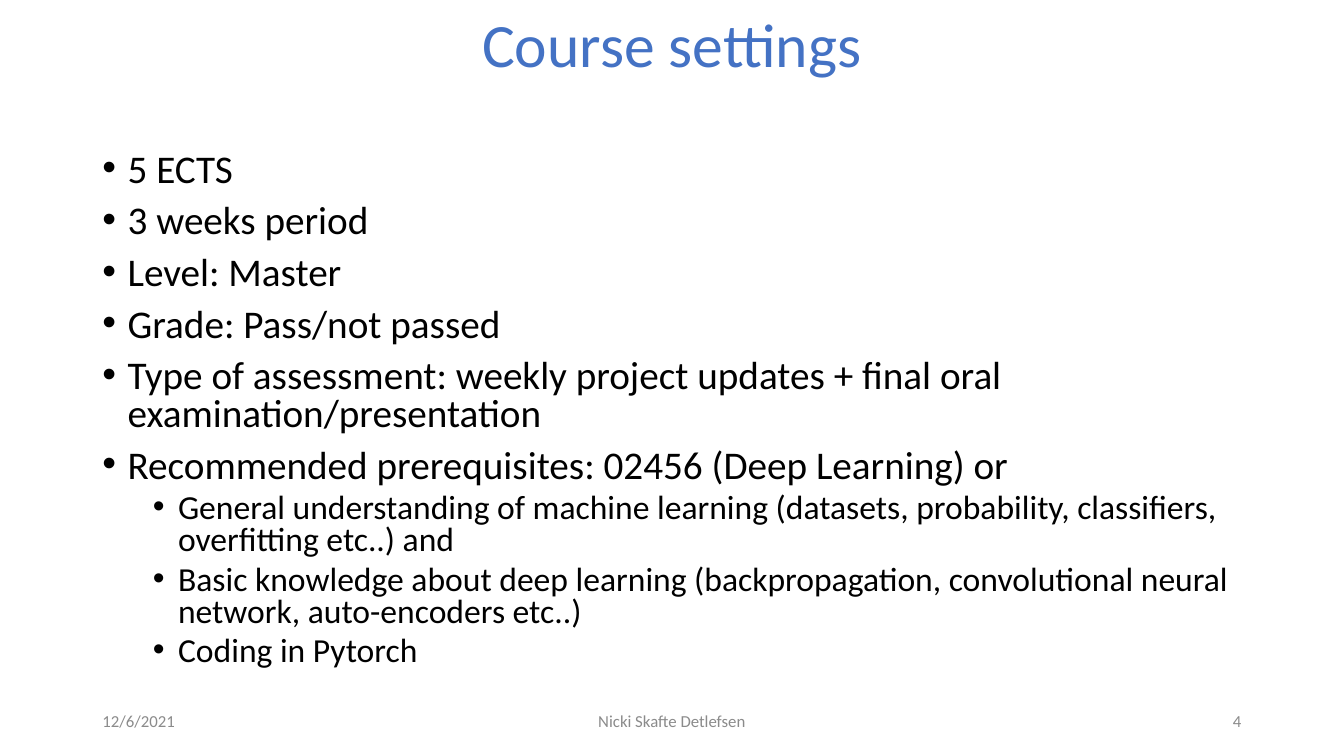
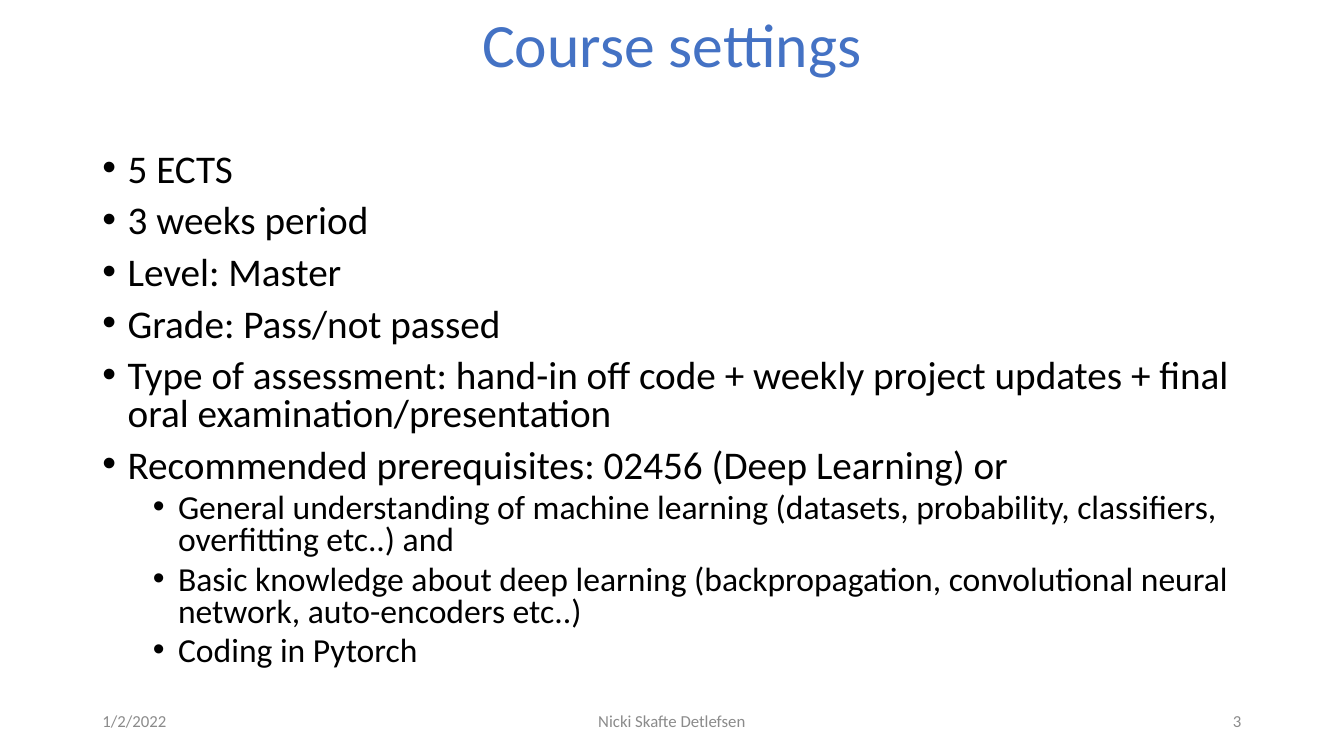
Before and after one commit to DeepEasterbunny/dtu_mlops, a slide deck: slide 3 of s1_getting_started/lecture/course_intro.pptx (slide 4 before the commit). Drawn at 1344x756 pixels with LibreOffice and Linux fonts; fonts in the diff are those of the drawing; background and template pictures are left out. Boxes give left, top, right and bottom in pixels: in the first picture for what was removed or moved away, otherwise in the second. Text is boxed around its words. In the diff, an @@ line names an element or a change of style, - is before the commit and + after.

Commit message:
lecture1

```diff
--- a/s1_getting_started/lecture/course_intro.pptx
+++ b/s1_getting_started/lecture/course_intro.pptx
@@ text at box(128, 361, 1228, 434): text changed @@
-• Type of assessment: weekly project updates + final oral examination/presentation
+• Type of assessment: hand-in off code + weekly project updates + final oral examination/presentation
@@ text at box(102, 715, 166, 728): text changed @@
-12/6/2021
+1/2/2022
@@ page number at box(1233, 716, 1241, 727): text changed @@
-4
+3
```
Also in this commit, not shown: 7 other slides changed, 1 slide removed, 5 other files.
